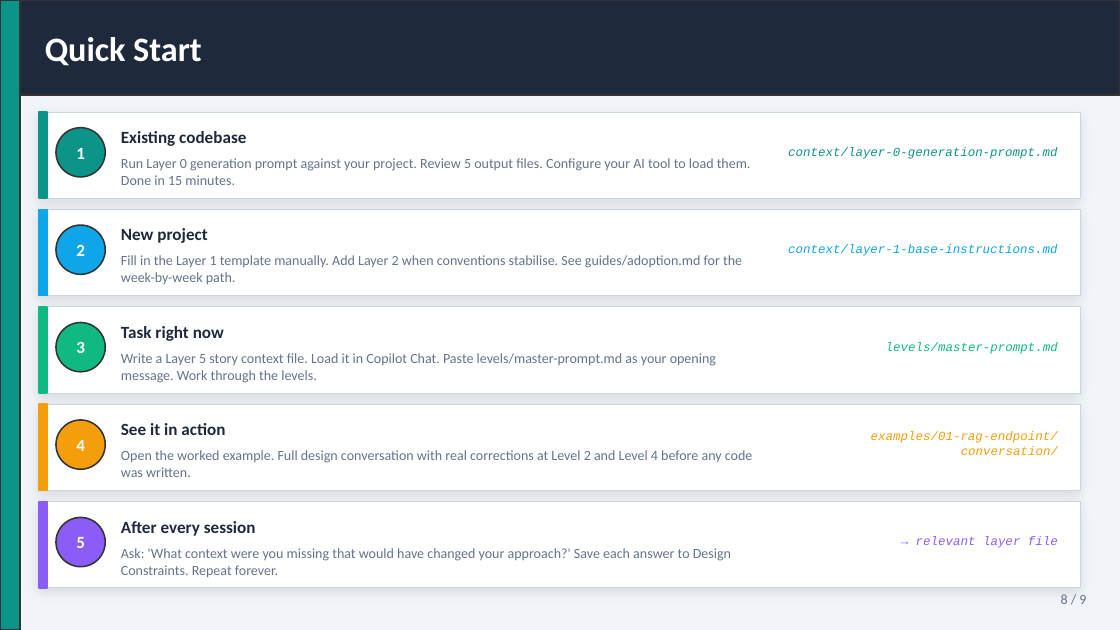
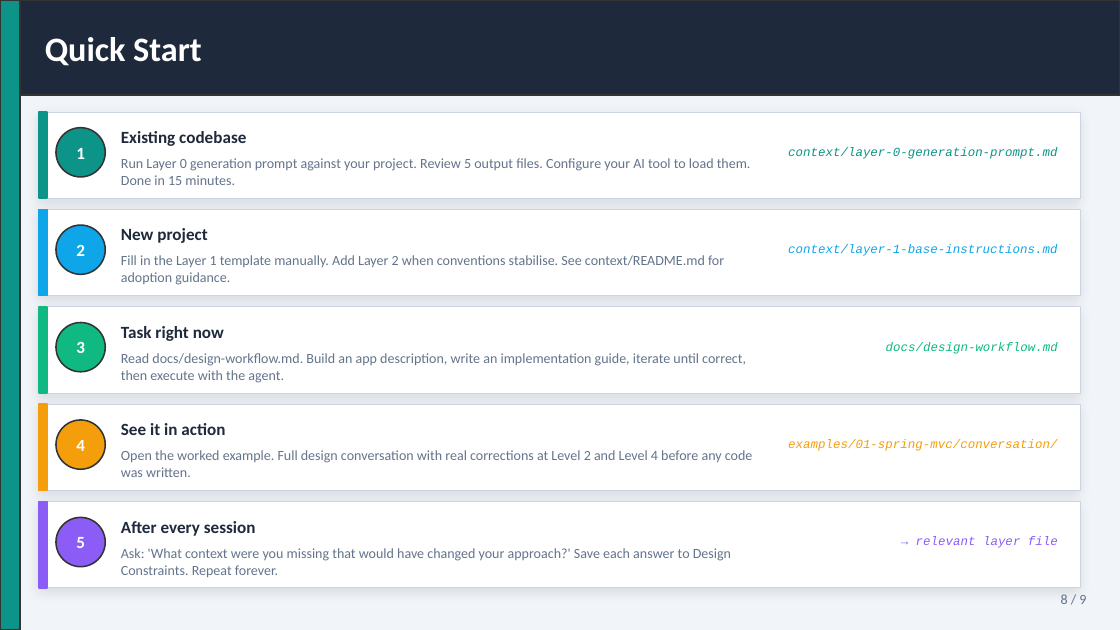
Before and after one commit to andresdiegolanda/design-first-ai, a slide deck: slide 8 of docs/design-first-ai.pptx. Drawn at 1120x630 pixels with LibreOffice and Linux fonts; fonts in the diff are those of the drawing. Boxes give left, top, right and bottom in pixels: in the first picture for what was removed or moved away, otherwise in the second. Text is boxed around its words. In the diff, an @@ line names an element or a change of style, - is before the commit and + after.

Commit message:
docs: update presentation for framework restructure
Slide 1 — Attribution includes Context Anchoring (third Garg pattern).

Slide 3 — Rewritten as three-column layout:
  Knowledge Priming (teal) / Design-First Collaboration (blue) /
  Context Anchoring (violet). Each card describes the pattern,
  its subtitle, and its key mechanism.

Slide 5 — Rule label updated from 'no code until Level 5 is
  approved' to 'design before code' (document-driven model).

Slide 6 — Four-column flow updated for document-driven workflow:
  ONBOARDING (once) / FOR EACH FEATURE / DESIGN + EXECUTION /
  AFTER EVERY SESSION. Column 3 now shows the three-step workflow:
  app-description + story / impl-guide draft / iterate each
  dimension / approve / agent executes.

Slide 8 — Three stale references fixed:
  guides/adoption.md → context/README.md
  levels/master-prompt.md → docs/design-workflow.md
  examples/01-rag-endpoint → examples/01-spring-mvc

Slide 9 — 'Five conversation levels' → 'Document-driven workflow'.
  GitHub URL placeholder replaced with real repo URL.

```diff
--- a/docs/design-first-ai.pptx
+++ b/docs/design-first-ai.pptx
@@ text at [121,255,724,285]: text changed @@
-Fill in the Layer 1 template manually. Add Layer 2 when conventions stabilise. See guides/adoption.md for the week-by-week path.
+Fill in the Layer 1 template manually. Add Layer 2 when conventions stabilise. See context/README.md for adoption guidance.
@@ text at [121,353,746,383]: text changed @@
-Write a Layer 5 story context file. Load it in Copilot Chat. Paste levels/master-prompt.md as your opening message. Work through the levels.
+Read docs/design-workflow.md. Build an app description, write an implementation guide, iterate until correct, then execute with the agent.
@@ text at [886,342,1058,354]: text changed @@
-levels/master-prompt.md
+docs/design-workflow.md
@@ text at [788,439,1057,451]: text changed @@
-examples/01-rag-endpoint/conversation/
+examples/01-spring-mvc/conversation/
```
Also in this commit, not shown: 5 other slides changed.
